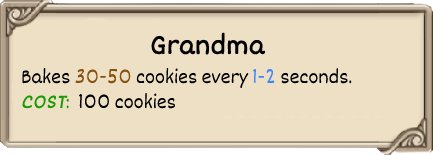
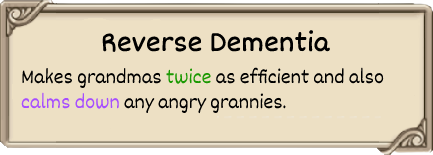
Before/after of a 433px x 155px layered artwork. What changed in the layer stack:
renamed "Bakes 30-50 cookies every 1-2 se" to "Makes grandmas twice as efficien", painted on it over [21, 67, 384, 114]
renamed "Grandma" to "Reverse Dementia", painted on it over [102, 30, 330, 55]
